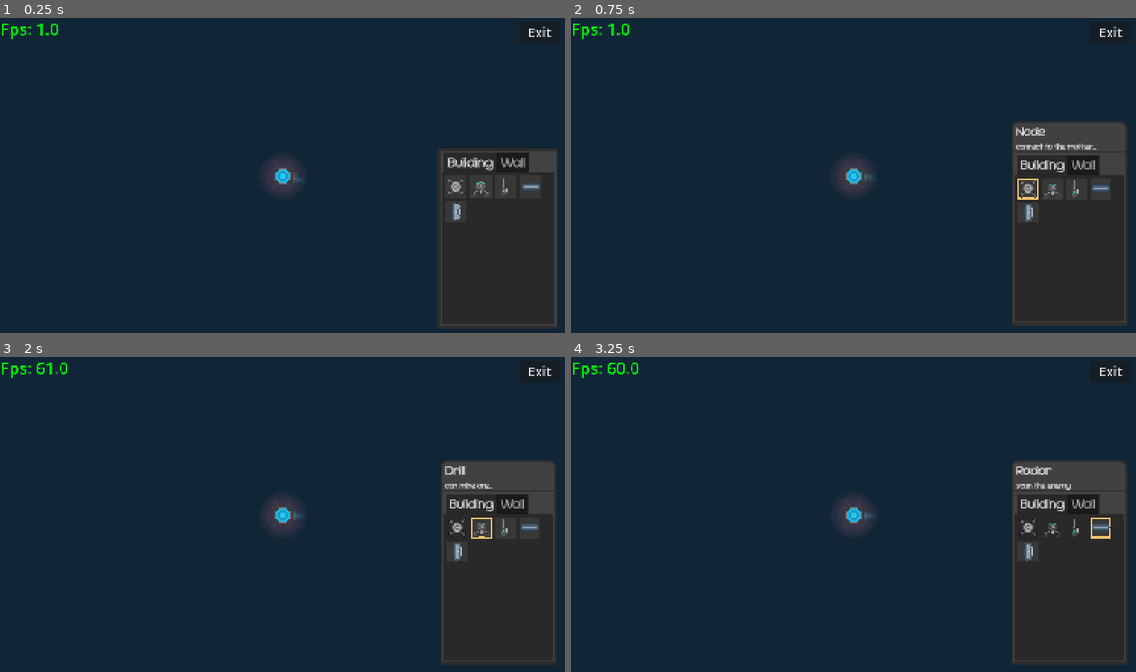
Above: before the commit, frames 1-4 (two rows, left to right).
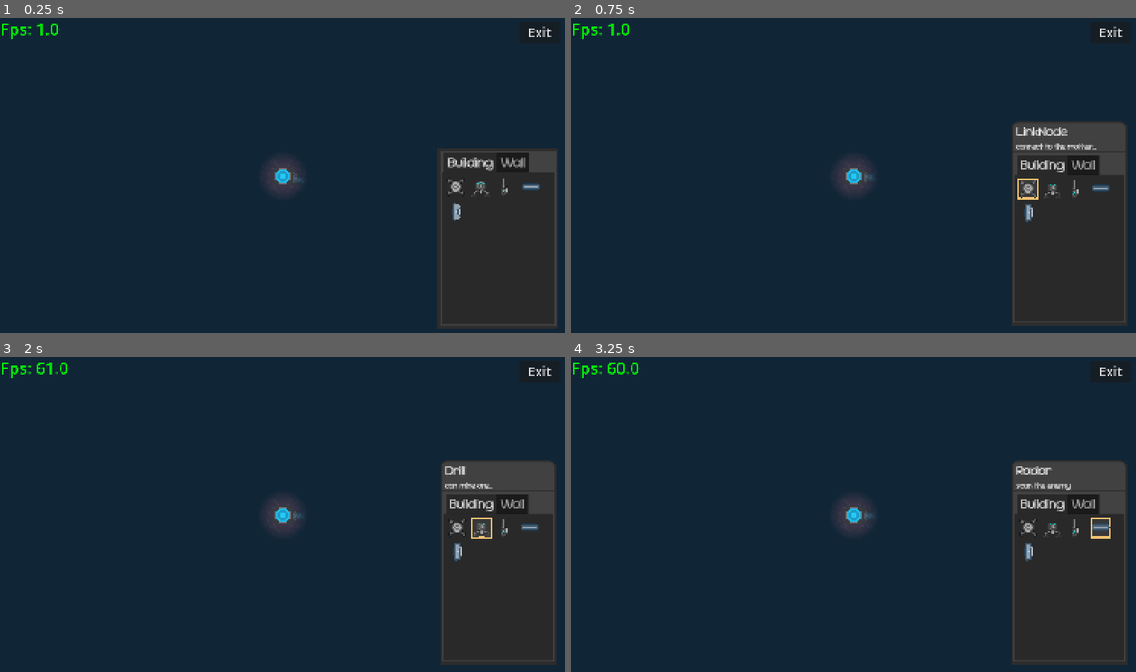
Above: after the commit, the same moments.

Repository: DennisFan11/Echo-Command
Game: Godot game, scene res://Scene/GameScene/GameScene.tscn
The game is run twice, just before and just after one commit, with the same random seed, the same clock (stepped at 60 frames per second) and the same inputs. The engine's default icon, where the game draws it, is replaced by a stand-in: a white triangle on a blue panel in a dark square.
Inputs (mouse positions are in pixels of both pictures, inside the frame that each line leads up to):
- Up to frame 1 (0.25 s): no input
- Up to frame 2 (0.75 s): click (1028, 188) at 0.5 s
- Up to frame 3 (2 s): click (480, 527) at 1.25 s
- Up to frame 4 (3.25 s): click (1073, 527) at 2 s; click (1102, 527) at 2.75 s

The runs differ from the first frame. In frame 2, 0.2% of the frame differs, in the area x 51-88%, y 34-52%; in frame 3, less than 0.1%; in frame 4, less than 0.1%.
Error after the commit: Invalid access to property or key of type 'String' on a base object of type 'Dictionary'. (res://GameSystem/BuildingManager/BuildingPlacer/building_placer.gd:1…

Commit message:
feat(building system)

Diff:
--- a/GameSystem/BaseScene.tscn
+++ b/GameSystem/BaseScene.tscn
@@ -8,12 +8,16 @@
 [ext_resource type="PackedScene" uid="uid://cm7vy88muwfjg" path="res://GameSystem/FogManager/FogManager.tscn" id="7_5v2no"]
 [ext_resource type="PackedScene" uid="uid://3n23xxtrwle4" path="res://GameSystem/BuildingUI/BuildingUI.tscn" id="7_cmv0i"]
 [ext_resource type="PackedScene" uid="uid://hji2xvqpq70r" path="res://GameSystem/ItemManager/ItemManager.tscn" id="7_g4dfj"]
+[ext_resource type="PackedScene" uid="uid://cb52ktvlwhm50" path="res://GameSystem/BuildingManager/BuildingManager.tscn" id="9_cmv0i"]
 
 [node name="BaseScene" type="Node"]
 script = ExtResource("1_jcyoa")
 metadata/_custom_type_script = "uid://ceagxmln0cgie"
 
 [node name="TileMapManager" parent="." instance=ExtResource("1_enerm")]
+unique_name_in_owner = true
+
+[node name="BuildingManager" parent="." instance=ExtResource("9_cmv0i")]
 unique_name_in_owner = true
 
 [node name="ItemManager" parent="." instance=ExtResource("7_g4dfj")]
--- /dev/null
+++ b/GameSystem/BuildingManager/BuildingManager.tres
@@ -0,0 +1,10 @@
+[gd_resource type="TileSet" load_steps=3 format=3 uid="uid://bf68eqgmlt4jo"]
+
+[ext_resource type="PackedScene" uid="uid://cm47drc2t0kuo" path="res://GameSystem/BuildingManager/Buildings/LinkNode/LinkNode.tscn" id="1_kqrxv"]
+
+[sub_resource type="TileSetScenesCollectionSource" id="TileSetScenesCollectionSource_cwflk"]
+resource_name = "Buildings"
+scenes/1/scene = ExtResource("1_kqrxv")
+
+[resource]
+sources/0 = SubResource("TileSetScenesCollectionSource_cwflk")
--- /dev/null
+++ b/GameSystem/BuildingManager/BuildingManager.tscn
@@ -0,0 +1,11 @@
+[gd_scene load_steps=3 format=3 uid="uid://cb52ktvlwhm50"]
+
+[ext_resource type="Script" uid="uid://c37ccsnb76d83" path="res://GameSystem/BuildingManager/building_manager.gd" id="1_cwflk"]
+[ext_resource type="TileSet" uid="uid://bf68eqgmlt4jo" path="res://GameSystem/BuildingManager/BuildingManager.tres" id="2_3j6id"]
+
+[node name="BuildingManager" type="Node2D"]
+script = ExtResource("1_cwflk")
+
+[node name="BuildingLayer" type="TileMapLayer" parent="."]
+unique_name_in_owner = true
+tile_set = ExtResource("2_3j6id")
--- /dev/null
+++ b/GameSystem/BuildingManager/BuildingPlacer/building_placer.gd
@@ -0,0 +1,47 @@
+class_name BuildingPlacer
+extends Node2D
+
+var _building_name: String = ""
+var _building_manager: BuildingManager
+func _init(building_name, building_manager) -> void:
+	_building_name = building_name
+	_building_manager = building_manager
+
+
+var _building_map = {
+	"LinkNode": preload("uid://cm47drc2t0kuo")
+}
+
+var _curr_building: Building
+func _new_building():
+	_curr_building = _building_map[_building_name].instantiate()
+	_curr_building.state = Building.ICON
+	_curr_building._building_manager = _building_manager
+	_building_manager.add_child(_curr_building)
+
+
+
+
+
+func _ready() -> void:
+	_new_building()
+
+
+func _process(delta: float) -> void:
+	_curr_building.position = \
+		_building_manager.snap2grid(get_global_mouse_position())
+
+func _input(event: InputEvent) -> void:
+	if event.is_action_pressed("left_click"):
+		_curr_building.state = Building.WORKING
+		_new_building()
+
+
+func _exit_tree() -> void:
+	if is_instance_valid(_curr_building):
+		if _curr_building.state == Building.ICON:
+			_curr_building.queue_free()
+
+
+
+#
--- /dev/null
+++ b/GameSystem/BuildingManager/Buildings/Building.gd
@@ -0,0 +1,39 @@
+class_name Building
+extends Node2D
+
+enum {NOT_AVAILABLE, AVAILABLE, FINISHED}
+var _color_map = {
+	NOT_AVAILABLE: Color(1.0, 0.0, 0.0, 0.5),
+	AVAILABLE: Color(1.0, 1.0, 1.0, 0.5),
+	FINISHED: Color(1.0, 1.0, 1.0, 1.0),
+}
+
+enum {ICON, WORKING, DISCONNECTED}
+var state: int = WORKING:
+	set(new):
+		state = new
+		match state:
+			WORKING:
+				if not _is_block_available():
+					queue_free()
+					return
+				modulate = _color_map[FINISHED]
+				_building_manager.add_building(self)
+
+
+var _building_manager: BuildingManager
+
+func _process(delta: float) -> void:
+	match state:
+		ICON:
+			if _is_block_available():
+				modulate = _color_map[AVAILABLE]
+			else:
+				modulate = _color_map[NOT_AVAILABLE]
+
+
+
+func _is_block_available():
+	var _game_manager = CoreManager.base_scene
+	return _game_manager._tilemap_manager.is_block_available(position)\
+		and _game_manager._building_manager.is_block_available(position)
--- /dev/null
+++ b/GameSystem/BuildingManager/Buildings/LinkNode/LinkNode.tscn
@@ -0,0 +1,26 @@
+[gd_scene load_steps=6 format=3 uid="uid://cm47drc2t0kuo"]
+
+[ext_resource type="Script" uid="uid://rloeuyb0wwcb" path="res://GameSystem/BuildingManager/Buildings/LinkNode/link_node.gd" id="1_63hma"]
+[ext_resource type="Texture2D" uid="uid://870b0hkn4vqx" path="res://Asset/echo_building.png" id="2_d4nqe"]
+[ext_resource type="Script" uid="uid://txoweb6as2k5" path="res://GameSystem/BuildingManager/Buildings/LinkNode/static_body_2d.gd" id="3_fhye2"]
+
+[sub_resource type="AtlasTexture" id="AtlasTexture_fhye2"]
+atlas = ExtResource("2_d4nqe")
+region = Rect2(0, 0, 16, 16)
+
+[sub_resource type="CircleShape2D" id="CircleShape2D_d4nqe"]
+radius = 5.0
+
+[node name="LinkNode" type="Node2D"]
+script = ExtResource("1_63hma")
+
+[node name="Sprite2D" type="Sprite2D" parent="."]
+texture = SubResource("AtlasTexture_fhye2")
+
+[node name="StaticBody2D" type="StaticBody2D" parent="."]
+collision_layer = 2
+collision_mask = 2
+script = ExtResource("3_fhye2")
+
+[node name="CollisionShape2D" type="CollisionShape2D" parent="StaticBody2D"]
+shape = SubResource("CircleShape2D_d4nqe")
--- /dev/null
+++ b/GameSystem/BuildingManager/Buildings/LinkNode/link_node.gd
@@ -0,0 +1 @@
+extends Building
--- /dev/null
+++ b/GameSystem/BuildingManager/Buildings/LinkNode/static_body_2d.gd
@@ -0,0 +1,17 @@
+extends StaticBody2D
+
+const CD = 3.0
+var _cd: float = 0.0
+func _process(delta: float) -> void:
+	_cd -= delta
+
+func PingHandle(pos:Vector2):
+	if _cd > 0 :
+		return
+	_cd = CD
+	CoreManager.base_scene._echo_manager\
+		.create_echo(
+			pos,
+			"ally LinkNode:\n\tstate: connected",
+			"[color=green]"
+		)
--- /dev/null
+++ b/GameSystem/BuildingManager/building_manager.gd
@@ -0,0 +1,46 @@
+class_name BuildingManager
+extends Node2D
+
+
+
+const TILE_SIZE:= Vector2i(16, 16)
+func snap2grid(global_pos: Vector2)-> Vector2:
+	return Vector2(
+		floor(global_pos.x / TILE_SIZE.x) * TILE_SIZE.x,
+		floor(global_pos.y / TILE_SIZE.y) * TILE_SIZE.y,
+	) + TILE_SIZE/2.0
+
+
+
+
+func _ready() -> void:
+	for i: Building in %BuildingLayer.get_children():
+		add_building(i)
+
+
+
+var curr_building: BuildingPlacer
+func create_building(building_name: String)-> void:
+	delete_icon_building()
+	curr_building = BuildingPlacer.new(building_name, self)
+	add_child(curr_building)
+
+func delete_icon_building()-> void:
+	if is_instance_valid(curr_building):
+		curr_building.queue_free()
+		curr_building = null
+
+
+var _building_map: Dictionary = {}
+func add_building(_building: Building)-> void:
+	var coords: Vector2i = snap2grid(_building.position)
+	if _building_map.has(coords) and \
+			is_instance_valid(_building_map[coords]):
+		_building_map[coords].queue_free()
+	_building_map[coords] = _building
+
+
+func is_block_available(global_pos: Vector2)-> bool:
+	var coords: Vector2i = snap2grid(global_pos)
+	return not (_building_map.has(coords) and \
+		is_instance_valid(_building_map[coords]))
--- a/GameSystem/BuildingUI/BuildingUI.tscn
+++ b/GameSystem/BuildingUI/BuildingUI.tscn
@@ -114,8 +114,9 @@
 
 [node name="Node" parent="CanvasLayer/Control/BuildingPanel/MarginContainer/TabContainer/Building/flow" instance=ExtResource("4_6efhn")]
 layout_mode = 2
-Title = "Node"
+Title = "LinkNode"
 Content = "connect to the mother..."
+building_name = "LinkNode"
 
 [node name="Drill" parent="CanvasLayer/Control/BuildingPanel/MarginContainer/TabContainer/Building/flow" instance=ExtResource("4_6efhn")]
 layout_mode = 2
--- a/GameSystem/BuildingUI/SelectableButton/SelectAbleButton.gd
+++ b/GameSystem/BuildingUI/SelectableButton/SelectAbleButton.gd
@@ -8,6 +8,7 @@
 @export var group = "BuildingUI"
 @export var Title = "title"
 @export_multiline var Content = "Content"
+@export var building_name = ""
 
 static var _select_observer = []
 static var _unselect_observer = []
@@ -17,6 +18,10 @@
 	_select_observer.append(f)
 static func reg_unselect_obsetver(f: Callable):
 	_unselect_observer.append(f)
+static func clear():
+	_select_observer.clear()
+	_unselect_observer.clear()
+
 
 func _emit_select():
 	for i: Callable in _select_observer:
--- a/GameSystem/BuildingUI/SelectableButton/SelectableButton.tscn
+++ b/GameSystem/BuildingUI/SelectableButton/SelectableButton.tscn
@@ -45,6 +45,7 @@
 
 [node name="HoverPanel" type="Panel" parent="."]
 unique_name_in_owner = true
+visible = false
 layout_mode = 1
 anchors_preset = 15
 anchor_right = 1.0
--- a/GameSystem/BuildingUI/building_ui.gd
+++ b/GameSystem/BuildingUI/building_ui.gd
@@ -1,21 +1,25 @@
 extends IGameSubManager
 
 func _game_start():
+	SelectableButton.clear()
 	%BuildingPanel._open()
 	SelectableButton.reg_select_obsetver(_new_select)
 	SelectableButton.reg_unselect_obsetver(_un_select)
 
 
-
-
+var _tilemap_manager: TileMapManager
+var _building_manager: BuildingManager
 
 func _new_select(curr_button: SelectableButton):
 	if curr_button.group == "BuildingUI":
 		%Title.text = curr_button.Title
 		%Content.text = curr_button.Content
-	%InfoBox.visible = true
+		%InfoBox.visible = true
+		_building_manager.create_building(curr_button.building_name)
+
 	#print("selected")
 
 func _un_select(curr_button: SelectableButton):
 	%InfoBox.visible = false
+	_building_manager.delete_icon_building()
 	#print("un_selected")
--- a/GameSystem/EchoManager/Ping/PingWave/PingWave.tscn
+++ b/GameSystem/EchoManager/Ping/PingWave/PingWave.tscn
@@ -26,6 +26,8 @@
 
 [node name="Area2D" type="Area2D" parent="."]
 unique_name_in_owner = true
+collision_layer = 3
+collision_mask = 3
 
 [node name="CollisionShape2D" type="CollisionShape2D" parent="Area2D"]
 unique_name_in_owner = true
--- a/GameSystem/GameManager.gd
+++ b/GameSystem/GameManager.gd
@@ -15,6 +15,7 @@
 
 
 @onready var _tilemap_manager: TileMapManager = %TileMapManager
+@onready var _building_manager: BuildingManager = %BuildingManager
 @onready var _item_manager: ItemManager = %ItemManager
 @onready var _player_manager: PlayerManager = %PlayerManager
 @onready var _fog_manager: FogManager = %FogManager
@@ -27,6 +28,7 @@
 	for i:Node in get_children():
 		_injection(i, "_game_manager", self)
 		_injection(i, "_tilemap_manager")
+		_injection(i, "_building_manager")
 		_injection(i, "_item_manager")
 		_injection(i, "_player_manager")
 		_injection(i, "_fog_manager")
--- a/GameSystem/ItemManager/item_manager.gd
+++ b/GameSystem/ItemManager/item_manager.gd
@@ -11,3 +11,39 @@
 	item.rotation = randf_range(0.0, 2.0*PI)
 	item.set_item_id(item_id)
 	add_child(item)
+
+
+
+
+enum {ROCK=1, IORN=2, HARD_ROCK=3, MANA_STONE=4}
+
+var _repo = {
+	ROCK:0,
+	IORN:0,
+	HARD_ROCK:0,
+	MANA_STONE:0,
+}
+
+## 新增資源到庫存
+func add_item(item_id: int, mount: int):
+	_repo[item_id] += mount
+
+## 取得庫存資源
+func get_item(item_id: int):
+	return _repo[item_id]
+
+
+
+
+
+
+
+
+
+
+
+
+
+
+
+#
--- a/GameSystem/PlayerManager/Player/Player.tscn
+++ b/GameSystem/PlayerManager/Player/Player.tscn
@@ -1,9 +1,10 @@
-[gd_scene load_steps=7 format=3 uid="uid://cpit4h8gce3n0"]
+[gd_scene load_steps=8 format=3 uid="uid://cpit4h8gce3n0"]
 
 [ext_resource type="Script" uid="uid://dpe246l83sdtk" path="res://GameSystem/PlayerManager/Player/player.gd" id="1_trhjy"]
 [ext_resource type="Texture2D" uid="uid://bxrn17cqt4gte" path="res://GameSystem/PlayerManager/Player/Asset/echo_player_a.png" id="2_asllk"]
 [ext_resource type="Script" uid="uid://cdclvjd3y7jq0" path="res://GameSystem/PlayerManager/Player/body_line.gd" id="2_u5ohs"]
 [ext_resource type="PackedScene" uid="uid://bgi6wq0nwfoit" path="res://GameSystem/_shared/Weapon/DrillT1/DrillT1.tscn" id="4_u5ohs"]
+[ext_resource type="PackedScene" uid="uid://jiell1dw4hb7" path="res://GameSystem/_shared/ItemCollector/ItemCollector.tscn" id="5_nd1tf"]
 
 [sub_resource type="CircleShape2D" id="CircleShape2D_asllk"]
 radius = 6.0
@@ -20,6 +21,8 @@
 [node name="CollisionShape2D" type="CollisionShape2D" parent="."]
 shape = SubResource("CircleShape2D_asllk")
 
+[node name="ItemCollector" parent="." instance=ExtResource("5_nd1tf")]
+
 [node name="Node" type="Node" parent="."]
 
 [node name="BodyLine" type="Line2D" parent="Node"]
--- a/GameSystem/TileMapManager/Asset/ExpSmoke.tscn
+++ b/GameSystem/TileMapManager/Asset/ExpSmoke.tscn
@@ -11,6 +11,8 @@
 particle_flag_disable_z = true
 emission_shape = 1
 emission_sphere_radius = 10.0
+angle_min = -720.0
+angle_max = 720.0
 spread = 180.0
 initial_velocity_min = 30.0
 initial_velocity_max = 50.0
@@ -25,7 +27,7 @@
 
 [node name="ExpSmoke" type="GPUParticles2D"]
 emitting = false
-amount = 60
+amount = 240
 one_shot = true
 explosiveness = 0.85
 process_material = SubResource("ParticleProcessMaterial_07a80")
--- a/GameSystem/TileMapManager/Asset/terrain_tile_set.tres
+++ b/GameSystem/TileMapManager/Asset/terrain_tile_set.tres
@@ -48,13 +48,13 @@
 4:4/0/custom_data_0 = 400.0
 2:5/0 = 0
 3:5/0 = 0
-3:5/0/custom_data_0 = 600.0
+3:5/0/custom_data_0 = 1300.0
 3:5/0/custom_data_1 = 3
 3:5/0/custom_data_2 = 3
 4:5/0 = 0
 4:5/0/occlusion_layer_0/polygon_0/polygon = SubResource("OccluderPolygon2D_725ga")
 4:5/0/physics_layer_0/polygon_0/points = PackedVector2Array(-8, -8, 8, -8, 8, 8, -8, 8)
-4:5/0/custom_data_0 = 600.0
+4:5/0/custom_data_0 = 900.0
 4:5/0/custom_data_1 = 3
 4:5/0/custom_data_2 = 1
 4:6/0 = 0
--- a/GameSystem/TileMapManager/TileMapManager.gd
+++ b/GameSystem/TileMapManager/TileMapManager.gd
@@ -1,5 +1,18 @@
 class_name TileMapManager
 extends IGameSubManager
+
+
+func is_block_available(global_position: Vector2)-> bool:
+	var map_pos: Vector2 = %WallLayer.local_to_map(
+		%WallLayer.to_local(global_position))
+
+	return %WallLayer.get_cell_atlas_coords(map_pos)\
+		== Vector2i(-1, -1)
+
+
+
+
+
 
 
 var _hp_map:Dictionary = {}
@@ -23,7 +36,6 @@
 	if _hp_map[map_pos] < 0.0:
 		_hp_map.erase(map_pos)
 		_break_wall(map_pos)
-
 
 func _init_hp(coords: Vector2i)-> float:
 	var tile_data = %WallLayer.get_cell_tile_data(coords)
@@ -80,6 +92,4 @@
 
 
 
-
-
 #
--- a/GameSystem/_shared/Item/ItemBase.tscn
+++ b/GameSystem/_shared/Item/ItemBase.tscn
@@ -12,7 +12,7 @@
 
 [node name="ItemBase" type="RigidBody2D"]
 collision_layer = 4
-collision_mask = 5
+collision_mask = 6
 gravity_scale = 0.0
 linear_damp = 15.0
 script = ExtResource("1_uptnl")
--- a/GameSystem/_shared/Item/item_base.gd
+++ b/GameSystem/_shared/Item/item_base.gd
@@ -1,13 +1,13 @@
+class_name Item
 extends RigidBody2D
 
-enum ITEM{ROCK, IORN, HARD_ROCK, ENERGE}
 
-
-func set_item_id(id: int):
-
+var id: int
+func set_item_id(_id: int):
+	id = _id
 	var texture: AtlasTexture = \
 		%Sprite2D.texture
-	texture.region.position.y = 64 + (id-1)*16
+	texture.region.position.y = 64 + (_id-1)*16
 
 func  _ready() -> void:
 	const SCALE = Vector2.ONE * 0.4
@@ -20,3 +20,21 @@
 		, Vector2.ZERO, SCALE, TIME
 	).set_ease(Tween.EASE_OUT)\
 	.set_trans(Tween.TRANS_BOUNCE)
+
+
+
+func absorb():
+	process_mode = Node.PROCESS_MODE_DISABLED
+
+
+	const SCALE = Vector2.ONE * 0.4
+	const TIME = 0.3
+	var tween = get_tree().create_tween()
+	tween.tween_method(
+		(func(new):
+			%CollisionShape2D.scale = new
+			%Sprite2D.scale = new)
+		, SCALE, Vector2.ZERO, TIME
+	).set_ease(Tween.EASE_OUT)\
+	.set_trans(Tween.TRANS_BOUNCE)
+	tween.tween_callback(queue_free)
--- /dev/null
+++ b/GameSystem/_shared/ItemCollector/ItemCollector.tscn
@@ -0,0 +1,18 @@
+[gd_scene load_steps=3 format=3 uid="uid://jiell1dw4hb7"]
+
+[ext_resource type="Script" uid="uid://8aebsb4grarx" path="res://GameSystem/_shared/ItemCollector/item_collector.gd" id="1_oygji"]
+
+[sub_resource type="CircleShape2D" id="CircleShape2D_8t2no"]
+radius = 30.0167
+
+[node name="ItemCollector" type="Node2D"]
+script = ExtResource("1_oygji")
+
+[node name="Area2D" type="Area2D" parent="."]
+unique_name_in_owner = true
+collision_layer = 4
+collision_mask = 4
+
+[node name="CollisionShape2D" type="CollisionShape2D" parent="Area2D"]
+unique_name_in_owner = true
+shape = SubResource("CircleShape2D_8t2no")
--- /dev/null
+++ b/GameSystem/_shared/ItemCollector/item_collector.gd
@@ -0,0 +1,32 @@
+class_name ItemCollector
+extends Node2D
+
+const R: float = 30 # 吸引半徑
+const COL_R: float = 10  # 收集半徑
+const FORCE_SCALE = 0.3
+
+func _ready() -> void:
+	%CollisionShape2D.shape.radius = R
+
+func _physics_process(delta: float) -> void:
+	for i: Node in %Area2D.get_overlapping_bodies():
+		if i is Item:
+			var dist: float = i.position.distance_to(global_position)
+			if dist< COL_R:
+				_absorb(i)
+			elif dist< R:
+				_attract(i)
+
+
+
+
+func _absorb(item: Item):
+	CoreManager.base_scene._item_manager.add_item(item.id, 1)
+	item.absorb()
+
+func _attract(item: Item):
+	var vec: Vector2 = (global_position - item.position) * FORCE_SCALE
+	item.apply_central_impulse(vec)
+
+
+#
--- a/GameSystem/_shared/Weapon/DrillT1/DrillT1.tscn
+++ b/GameSystem/_shared/Weapon/DrillT1/DrillT1.tscn
@@ -22,6 +22,8 @@
 
 [sub_resource type="ParticleProcessMaterial" id="ParticleProcessMaterial_d0iqd"]
 particle_flag_disable_z = true
+angle_min = -720.0
+angle_max = 720.0
 direction = Vector3(-1, 0, 0)
 spread = 81.413
 initial_velocity_min = 10.0
--- a/GameSystem/_shared/Weapon/DrillT1/drill_t_1.gd
+++ b/GameSystem/_shared/Weapon/DrillT1/drill_t_1.gd
@@ -56,7 +56,7 @@
 	_stop_timer.autostart = true
 	add_child(_stop_timer)
 
-const DAMAGE = 30.0
+const DAMAGE = 300.0 # 30.0
 func shoot()-> void:
 	_stop_timer.start(0.2)
 
Not shown: 1 places in GameSystem/BaseScene.tscn that only renumber resources
Not shown, added: GameSystem/BuildingManager/BuildingPlacer/building_placer.gd.uid
Not shown, added: GameSystem/BuildingManager/Buildings/Building.gd.uid
Not shown, added: GameSystem/BuildingManager/Buildings/LinkNode/link_node.gd.uid
Not shown, added: GameSystem/BuildingManager/Buildings/LinkNode/static_body_2d.gd.uid
Not shown, added: GameSystem/BuildingManager/building_manager.gd.uid
Not shown, added: GameSystem/_shared/ItemCollector/item_collector.gd.uid
